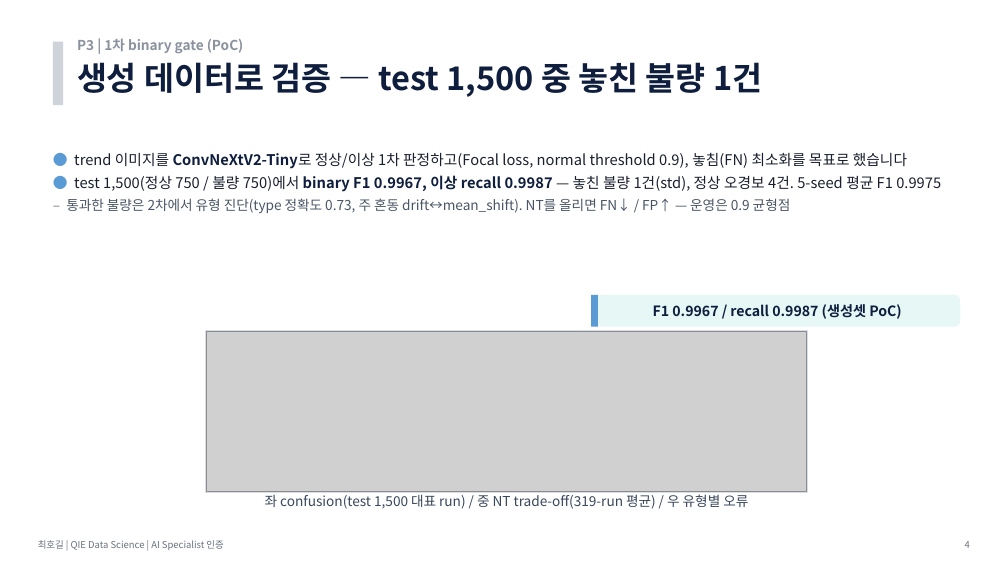
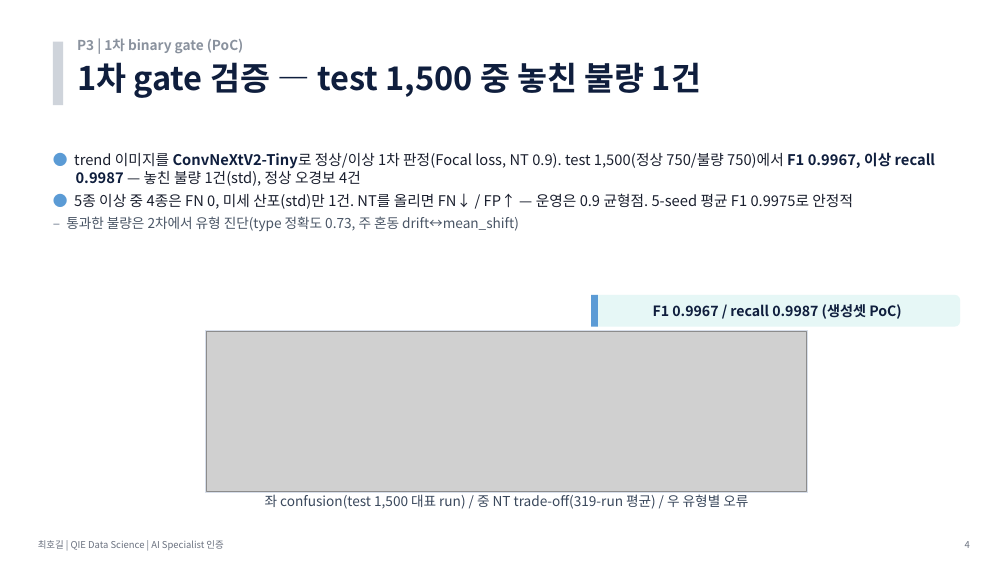
Before and after one commit to hogil/fbm_paper, a slide deck: slide 4 of recommendation/presentation/발표_P3_데이터생성_최호길.pptx. Drawn at 1008x567 pixels with LibreOffice and Linux fonts; fonts in the diff are those of the drawing; grey boxes stand for pictures. Boxes give left, top, right and bottom in pixels: in the first picture for what was removed or moved away, otherwise in the second. Text is boxed around its words. In the diff, an @@ line names an element or a change of style, - is before the commit and + after.

```diff
--- a/recommendation/presentation/발표_P3_데이터생성_최호길.pptx
+++ b/recommendation/presentation/발표_P3_데이터생성_최호길.pptx
@@ text at (x1=77, y1=62, x2=701, y2=98): text changed @@
-생성 데이터로 검증 — test 1,500 중 놓친 불량 1건
+1차 gate 검증 — test 1,500 중 놓친 불량 1건
@@ text at (x1=66, y1=152, x2=935, y2=231): text changed @@
-● trend 이미지를 ConvNeXtV2-Tiny로 정상/이상 1차 판정하고(Focal loss, normal threshold 0.9), 놓침(FN) 최소화를 목표로 했습니다
-● test 1,500(정상 750 / 불량 750)에서 binary F1 0.9967, 이상 recall 0.9987 — 놓친 불량 1건(std), 정상 오경보 4건. 5-seed 평균 F1 0.9975
-  – 통과한 불량은 2차에서 유형 진단(type 정확도 0.73, 주 혼동 drift↔mean_shift). NT를 올리면 FN↓ / FP↑ — 운영은 0.9 균형점
+● trend 이미지를 ConvNeXtV2-Tiny로 정상/이상 1차 판정(Focal loss, NT 0.9). test 1,500(정상 750/불량 750)에서 F1 0.9967, 이상 recall 0.9987 — 놓친 불량 1건(std), 정상 오경보 4건
+● 5종 이상 중 4종은 FN 0, 미세 산포(std)만 1건. NT를 올리면 FN↓ / FP↑ — 운영은 0.9 균형점. 5-seed 평균 F1 0.9975로 안정적
+  – 통과한 불량은 2차에서 유형 진단(type 정확도 0.73, 주 혼동 drift↔mean_shift)
```
Also in this commit, not shown: 1 other slide changed, 1 slide added, 4 other files.
